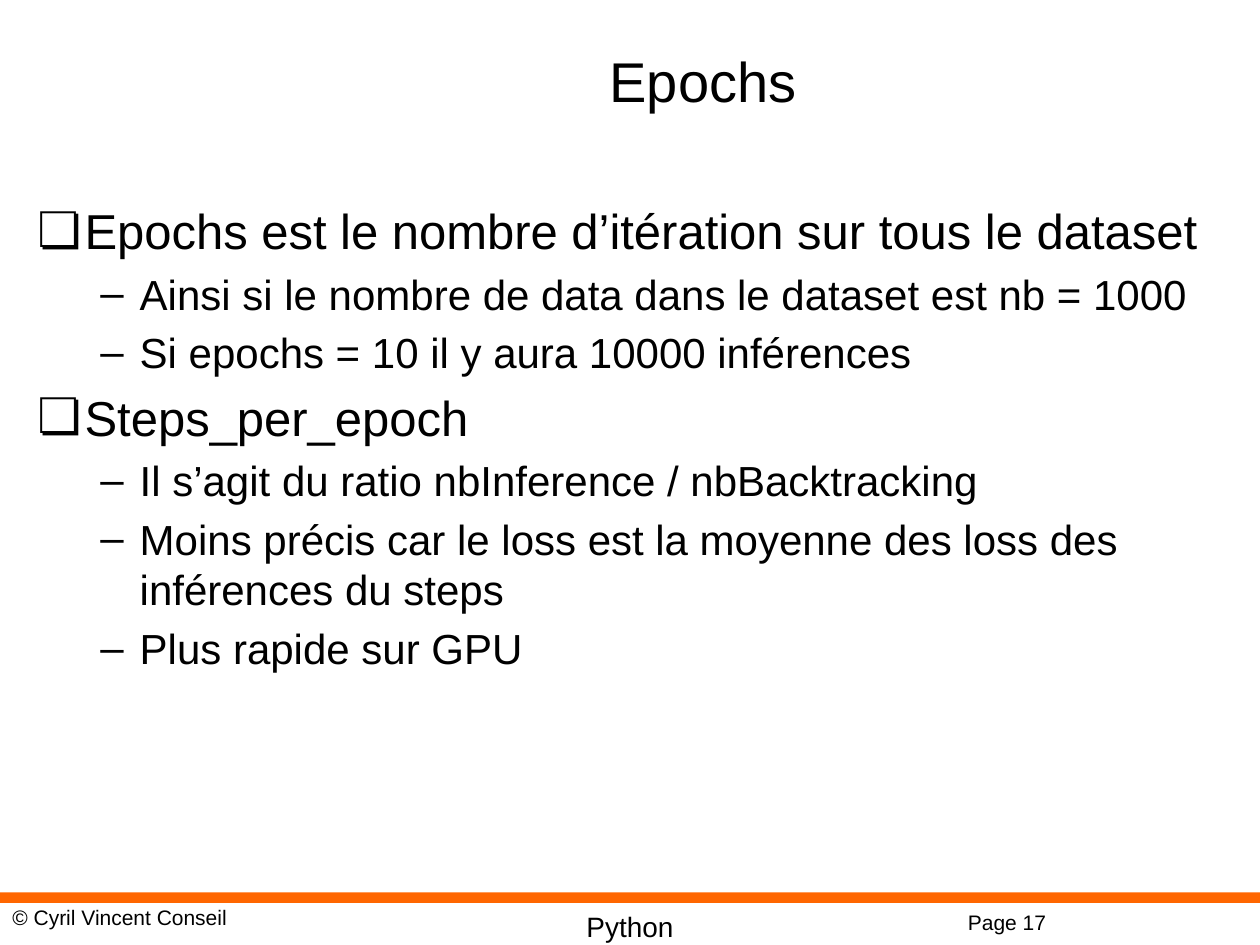
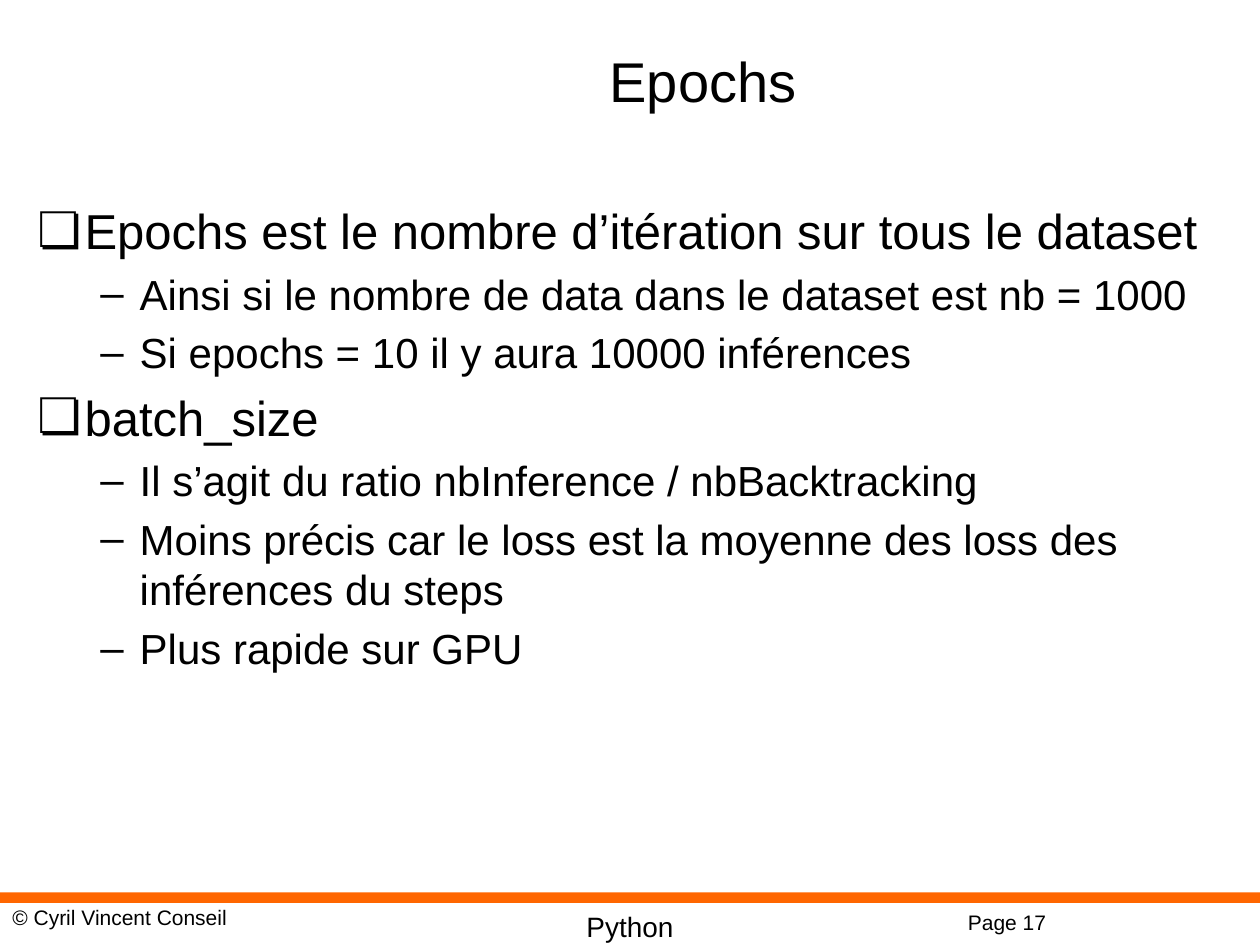
Before and after one commit to cyrilvincent/DL, a slide deck: slide 17 of PPT/DeepLearning09-Keras.pptx. Drawn at 1260x945 pixels with LibreOffice and Linux fonts; fonts in the diff are those of the drawing; background and template pictures are left out. Boxes give left, top, right and bottom in pixels: in the first picture for what was removed or moved away, otherwise in the second. Text is boxed around its words. In the diff, an @@ line names an element or a change of style, - is before the commit and + after.

```diff
--- a/PPT/DeepLearning09-Keras.pptx
+++ b/PPT/DeepLearning09-Keras.pptx
@@ text at [85,400,319,446]: text changed @@
-❏ Steps_per_epoch
+❏ batch_size
```
Also in this commit, not shown: 2 other slides changed, 8 other files.
